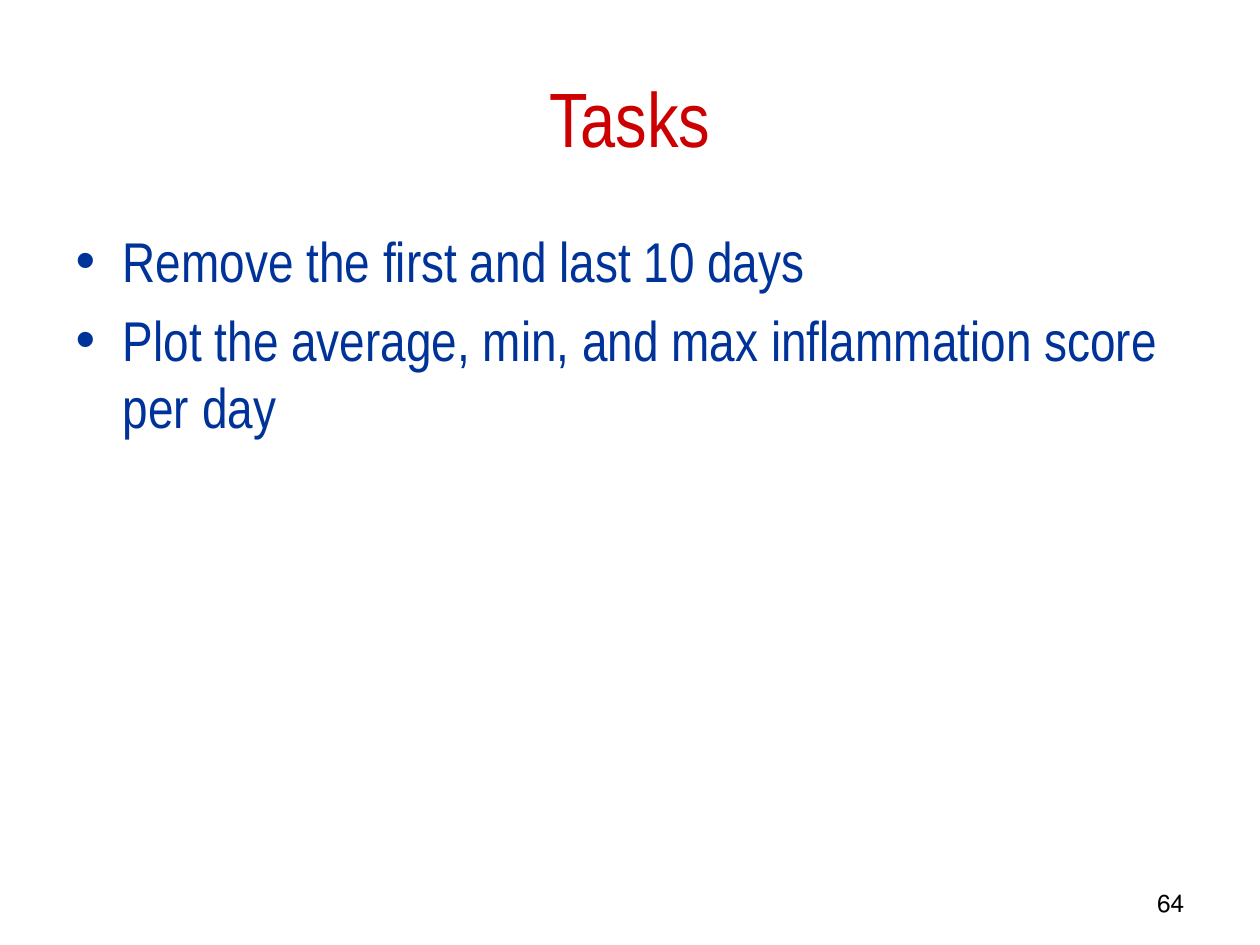
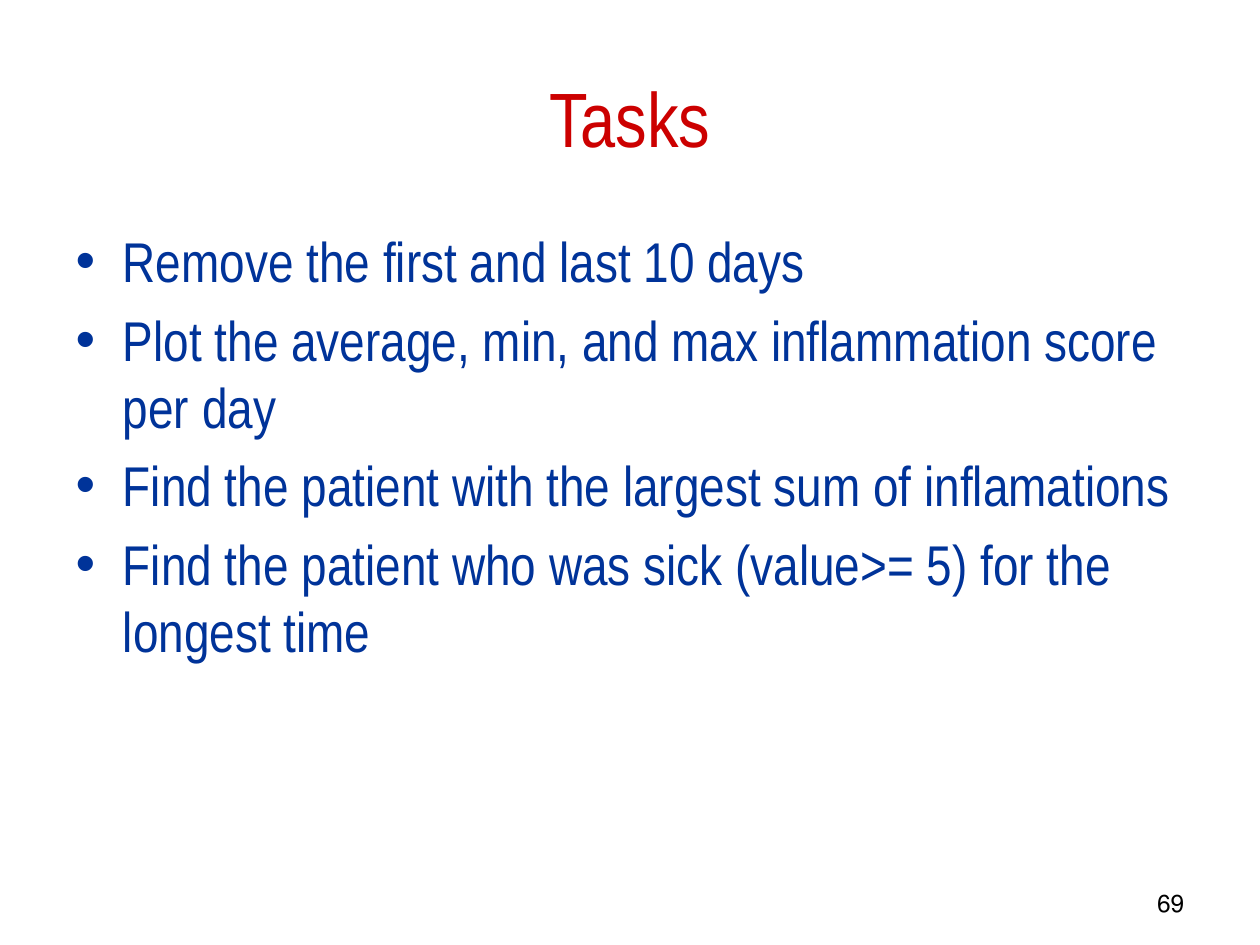
Before and after one commit to AmikoAce/INT, a slide deck: slide 69 of LECTURE_DATA_NUMPY.pptx (slide 64 before the commit). Drawn at 1260x945 pixels with LibreOffice and Linux fonts; fonts in the diff are those of the drawing. Boxes give left, top, right and bottom in pixels: in the first picture for what was removed or moved away, otherwise in the second. Text is boxed around its words. In the diff, an @@ line names an element or a change of style, - is before the commit and + after.

```diff
--- a/LECTURE_DATA_NUMPY.pptx
+++ b/LECTURE_DATA_NUMPY.pptx
@@ text at box(123, 465, 1169, 662): paragraphs added @@
+• Find the patient with the largest sum of inflamations
+• Find the patient who was sick (value>= 5) for the longest time
@@ page number at box(1157, 894, 1184, 913): text changed @@
-64
+69
```
Also in this commit, not shown: 3 other slides changed, 5 slides added.
